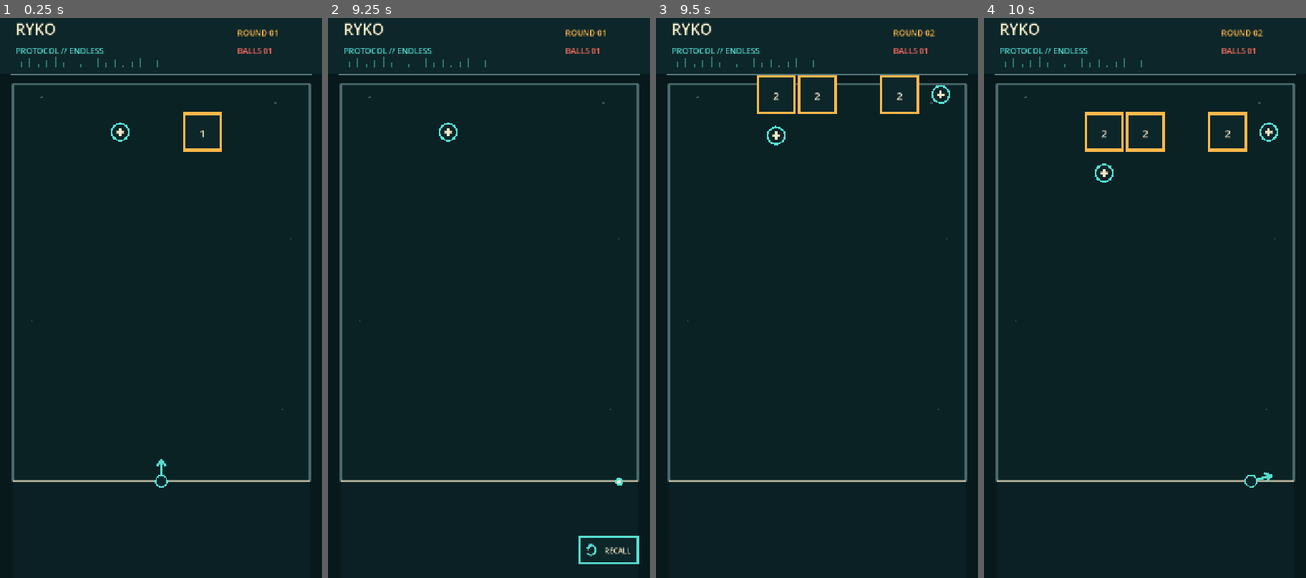
Above: before the commit, frames 1-4 (left to right).
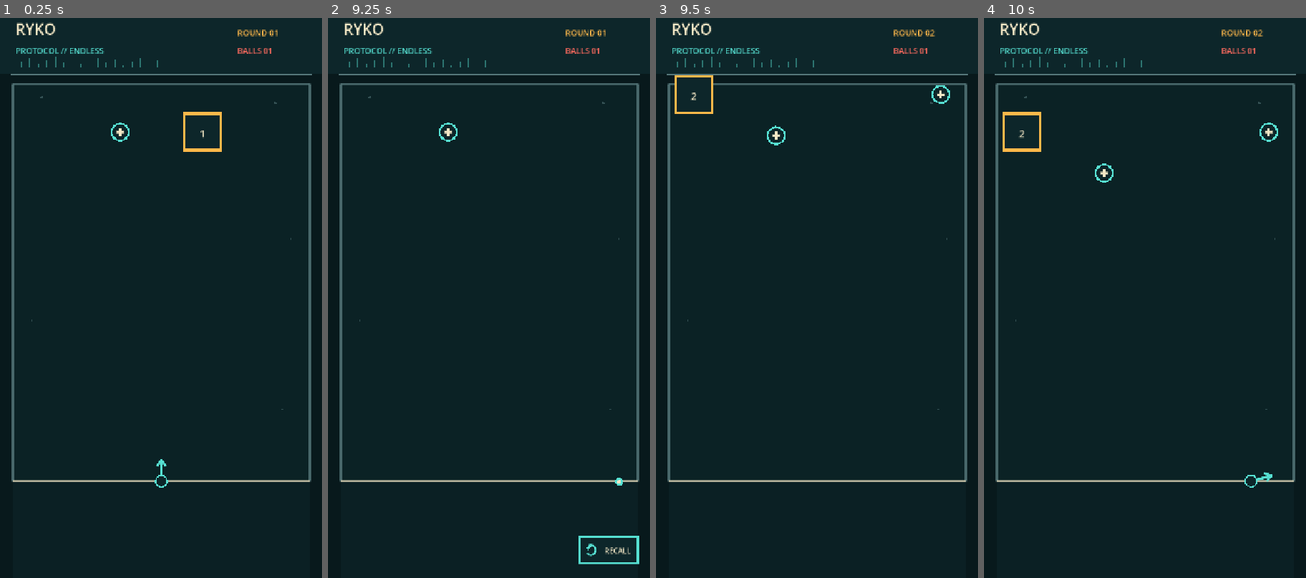
Above: after the commit, the same moments.

Repository: dfagaras/ryko-game
Game: Godot game, scene res://scenes/main.tscn
Two runs of this game, one before a commit and one after it. Both use one fixed random seed, a clock stepped at 60 frames per second and the inputs below.
Inputs (mouse positions are in pixels of both pictures, inside the frame that each line leads up to):
- Up to frame 1 (0.25 s): no input
- Up to frame 2 (9.25 s): tap Enter at 0.5, 4.25, 5.75 s; move the mouse to (472, 404) at 0.52 s; click (472, 404) at 0.67 s; tap Space at 1.25, 5, 6.5 s; drag from (585, 376) to (472, 404) at 1.27 s; move the mouse to (392, 208) at 2.02 s; click (392, 208) at 2.17 s; drag from (505, 292) to (392, 208) at 2.77 s; move the mouse to (440, 146) at 3.52 s; click (440, 146) at 3.67 s; drag from (559, 264) to (440, 146) at 4.27 s; move the mouse to (424, 320) at 5.02 s; click (424, 320) at 5.17 s; drag from (521, 163) to (424, 320) at 5.77 s; move the mouse to (472, 404) at 6.52 s; click (472, 404) at 6.67 s; drag from (585, 376) to (472, 404) at 7.27 s; move the mouse to (392, 208) at 8.02 s; click (392, 208) at 8.17 s; drag from (505, 292) to (392, 208) at 8.77 s
- Up to frame 3 (9.5 s): no input
- Up to frame 4 (10 s): move the mouse to (1096, 146) at 9.52 s; click (1096, 146) at 9.67 s

Frames 1-2 are identical in both runs. In frame 3, 1.0% of the frame differs, in the area x 5-82%, y 10-18%; in frame 4, 1.0%, in the area x 5-82%, y 16-24%.

Commit message:
feat: add directional black hole blocks

Diff:
--- a/scripts/main.gd
+++ b/scripts/main.gd
@@ -45,6 +45,7 @@
 const DENSE_BLOCK_MULTIPLIER := 2
 const REGENERATIVE_BLOCK_START_TURN := 12
 const REGENERATIVE_GROWTH := 1.5
+const BLACK_HOLE_BLOCK_START_TURN := 5
 
 const BG := Color("#08191c")
 const PLAYFIELD_BG := Color("#0b2225")
@@ -53,6 +54,8 @@
 const AQUA := Color("#56e0d2")
 const CORAL := Color("#ff6b5f")
 const REGENERATIVE_GREEN := Color("#9ee66f")
+const VOID_PURPLE := Color("#b36cff")
+const VOID_DARK := Color("#020608")
 const MUTED := Color("#55777a")
 const CREAM := Color("#f3e7c5")
 
@@ -164,6 +167,9 @@
 	var row_shapes: Array[String] = []
 	var row_orientations: Array[String] = []
 	var square_indices: Array[int] = []
+	var row_columns: Array[int] = []
+	for index in range(block_count):
+		row_columns.append(columns[index])
 
 	for index in range(block_count):
 		if turn >= 3 and rng.randf() < TRIANGLE_CHANCE:
@@ -182,27 +188,41 @@
 	if not square_indices.is_empty() and rng.randf() < _dense_block_spawn_chance():
 		dense_index = square_indices[rng.randi_range(0, square_indices.size() - 1)]
 
-	# Regenerative blocks can use either base shape, but never replace the dense
-	# square selected above. Limit them to one per row while we tune difficulty.
+	# Regenerative blocks are square-only and never replace the dense square.
 	var regenerative_index := -1
 	var regenerative_candidates: Array[int] = []
-	for index in range(block_count):
+	for index in square_indices:
 		if index != dense_index:
 			regenerative_candidates.append(index)
 	if not regenerative_candidates.is_empty() and rng.randf() < _regenerative_block_spawn_chance():
 		regenerative_index = regenerative_candidates[rng.randi_range(0, regenerative_candidates.size() - 1)]
 
+	# Black holes are square-only, limited to one per row, and cannot overlap
+	# another special variant.
+	var black_hole_index := -1
+	var black_hole_candidates: Array[int] = []
+	for index in square_indices:
+		if index != dense_index and index != regenerative_index:
+			black_hole_candidates.append(index)
+	if not black_hole_candidates.is_empty() and rng.randf() < _black_hole_block_spawn_chance():
+		black_hole_index = black_hole_candidates[rng.randi_range(0, black_hole_candidates.size() - 1)]
+
 	for index in range(block_count):
 		var column := columns[index]
 		var variant := "regenerative" if index == regenerative_index else "normal"
 		if row_shapes[index] == "triangle":
-			_add_triangle_block(column, row, hp, row_orientations[index], variant)
+			_add_triangle_block(column, row, hp, row_orientations[index])
 		else:
 			var is_dense := index == dense_index
 			var square_hp := hp * DENSE_BLOCK_MULTIPLIER if is_dense else hp
+			var absorbing_sides: Array[String] = []
 			if is_dense:
 				variant = "dense"
-			_add_square_block(column, row, square_hp, variant)
+			elif index == black_hole_index:
+				variant = "black_hole"
+				square_hp = maxi(1, int(floor(float(hp) * 0.5)))
+				absorbing_sides = _choose_black_hole_sides(column, row, row_columns)
+			_add_square_block(column, row, square_hp, variant, absorbing_sides)
 
 	var pickup_column := columns[block_count]
 	pickups.append({
@@ -241,6 +261,47 @@
 	if turn <= 29:
 		return 0.24
 	return 0.30
+
+
+func _black_hole_block_spawn_chance() -> float:
+	if turn < BLACK_HOLE_BLOCK_START_TURN:
+		return 0.0
+	if turn <= 9:
+		return 0.25
+	if turn <= 19:
+		return 0.30
+	return 0.35
+
+
+func _choose_black_hole_sides(column: int, row: int, row_columns: Array[int]) -> Array[String]:
+	var exposed: Array[String] = []
+	if column > 0 and not row_columns.has(column - 1):
+		exposed.append("left")
+	if column < COLUMN_COUNT - 1 and not row_columns.has(column + 1):
+		exposed.append("right")
+	# A freshly spawned row never has a block directly above it.
+	exposed.append("top")
+
+	var bottom_is_blocked := false
+	for item in blocks:
+		var body: StaticBody2D = item["body"] as StaticBody2D
+		if is_instance_valid(body) and int(item["column"]) == column and int(item["row"]) == row + 1:
+			bottom_is_blocked = true
+			break
+	if not bottom_is_blocked:
+		exposed.append("bottom")
+
+	for index in range(exposed.size() - 1, 0, -1):
+		var swap_index := rng.randi_range(0, index)
+		var value := exposed[index]
+		exposed[index] = exposed[swap_index]
+		exposed[swap_index] = value
+
+	var side_count := rng.randi_range(1, exposed.size())
+	var selected: Array[String] = []
+	for index in range(side_count):
+		selected.append(exposed[index])
+	return selected
 
 
 func _shuffled_columns() -> Array[int]:
@@ -255,7 +316,7 @@
 	return result
 
 
-func _add_square_block(column: int, row: int, hp: int, variant: String = "normal") -> void:
+func _add_square_block(column: int, row: int, hp: int, variant: String = "normal", absorbing_sides: Array[String] = []) -> void:
 	var body := StaticBody2D.new()
 	body.position = _cell_center(column, row)
 	body.set_meta("kind", "block")
@@ -270,6 +331,7 @@
 		"body": body,
 		"shape": "square",
 		"variant": variant,
+		"absorbing_sides": absorbing_sides,
 		"hp_multiplier": DENSE_BLOCK_MULTIPLIER if variant == "dense" else 1,
 		"hp": hp,
 		"position": body.position,
@@ -279,7 +341,7 @@
 	})
 
 
-func _add_triangle_block(column: int, row: int, hp: int, orientation: String, variant: String = "normal") -> void:
+func _add_triangle_block(column: int, row: int, hp: int, orientation: String) -> void:
 	var body := StaticBody2D.new()
 	body.position = _cell_center(column, row)
 	body.set_meta("kind", "block")
@@ -291,7 +353,7 @@
 	blocks.append({
 		"body": body,
 		"shape": "triangle",
-		"variant": variant,
+		"variant": "normal",
 		"hp_multiplier": 1,
 		"hp": hp,
 		"position": body.position,
@@ -512,7 +574,11 @@
 			entry["velocity"] = velocity
 			var collider := collision.get_collider()
 			if collider is StaticBody2D and collider.get_meta("kind", "") == "block":
+				var should_absorb := _block_absorbs_ball(collider, collision.get_normal())
 				_hit_block(collider)
+				if should_absorb:
+					_consume_ball(entry)
+					continue
 
 		_collect_pickups_at(body.position)
 		if body.position.y > RETURN_Y + 32.0:
@@ -537,6 +603,35 @@
 		block_body.collision_layer = 0
 		block_body.queue_free()
 		item["body"] = null
+
+
+func _block_absorbs_ball(body: StaticBody2D, collision_normal: Vector2) -> bool:
+	var index := int(body.get_meta("block_index", -1))
+	if index < 0 or index >= blocks.size():
+		return false
+	var item := blocks[index]
+	if String(item.get("variant", "normal")) != "black_hole":
+		return false
+	var absorbing_sides: Array = item.get("absorbing_sides", [])
+	return absorbing_sides.has(_collision_side_from_normal(collision_normal))
+
+
+func _collision_side_from_normal(normal: Vector2) -> String:
+	if absf(normal.x) > absf(normal.y):
+		return "right" if normal.x > 0.0 else "left"
+	return "bottom" if normal.y > 0.0 else "top"
+
+
+func _consume_ball(entry: Dictionary) -> void:
+	if bool(entry["returned"]):
+		return
+	entry["returned"] = true
+	active_ball_count = maxi(0, active_ball_count - 1)
+	var body: CharacterBody2D = entry["body"] as CharacterBody2D
+	if is_instance_valid(body):
+		body.collision_layer = 0
+		body.queue_free()
+	entry["body"] = null
 
 
 func _collect_pickups_at(ball_position: Vector2) -> void:
@@ -768,11 +863,14 @@
 		if item["shape"] == "square":
 			var rect := Rect2(center - Vector2(CELL, CELL) * 0.5, Vector2(CELL, CELL))
 			var is_dense := variant == "dense"
+			var is_black_hole := variant == "black_hole"
 			var border_color := AMBER
 			if is_dense:
 				border_color = AQUA
 			elif is_regenerative:
 				border_color = REGENERATIVE_GREEN
+			elif is_black_hole:
+				border_color = VOID_PURPLE
 			# Draw the border as an outer solid shape plus an inset fill. Unlike a
 			# centered stroke, this can never overlap a neighbouring cell.
 			draw_rect(rect, border_color, true)
@@ -785,6 +883,8 @@
 			elif is_regenerative:
 				_draw_centered_label("R", center + Vector2(0.0, -28.0), 13, REGENERATIVE_GREEN)
 				label_center.y += 7.0
+			elif is_black_hole:
+				_draw_black_hole_sides(rect, item.get("absorbing_sides", []))
 		else:
 			var local_points := _triangle_local_points(String(item["orientation"]))
 			var points := PackedVector2Array()
@@ -798,12 +898,35 @@
 			var inner_points := PackedVector2Array()
 			for point in inner_local_points:
 				inner_points.append(center + point)
-			draw_colored_polygon(points, REGENERATIVE_GREEN if is_regenerative else CORAL)
+			draw_colored_polygon(points, CORAL)
 			draw_colored_polygon(inner_points, PANEL)
-			if is_regenerative:
-				_draw_centered_label("R", label_center + Vector2(0.0, -24.0), 13, REGENERATIVE_GREEN)
-				label_center.y += 7.0
 		_draw_centered_label(hp, label_center, 24, CREAM)
+
+
+func _draw_black_hole_sides(rect: Rect2, absorbing_sides: Array) -> void:
+	var center := rect.get_center()
+	var half_segment := 22.0
+	for side_value in absorbing_sides:
+		var side := String(side_value)
+		var start := Vector2.ZERO
+		var end := Vector2.ZERO
+		match side:
+			"left":
+				start = Vector2(rect.position.x + 8.0, center.y - half_segment)
+				end = Vector2(rect.position.x + 8.0, center.y + half_segment)
+			"right":
+				start = Vector2(rect.end.x - 8.0, center.y - half_segment)
+				end = Vector2(rect.end.x - 8.0, center.y + half_segment)
+			"top":
+				start = Vector2(center.x - half_segment, rect.position.y + 8.0)
+				end = Vector2(center.x + half_segment, rect.position.y + 8.0)
+			"bottom":
+				start = Vector2(center.x - half_segment, rect.end.y - 8.0)
+				end = Vector2(center.x + half_segment, rect.end.y - 8.0)
+			_:
+				continue
+		draw_line(start, end, VOID_PURPLE, 10.0, true)
+		draw_line(start, end, VOID_DARK, 5.0, true)
 
 
 func _draw_recall_button() -> void:
